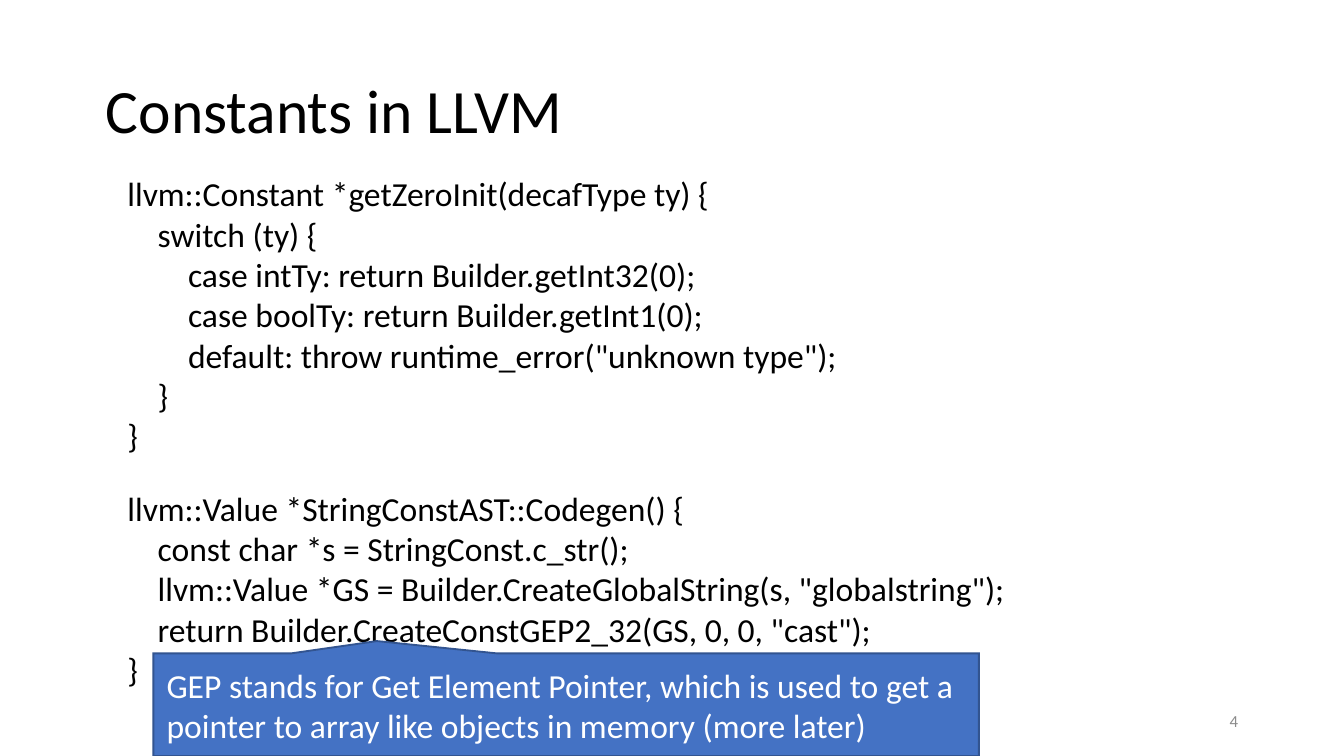
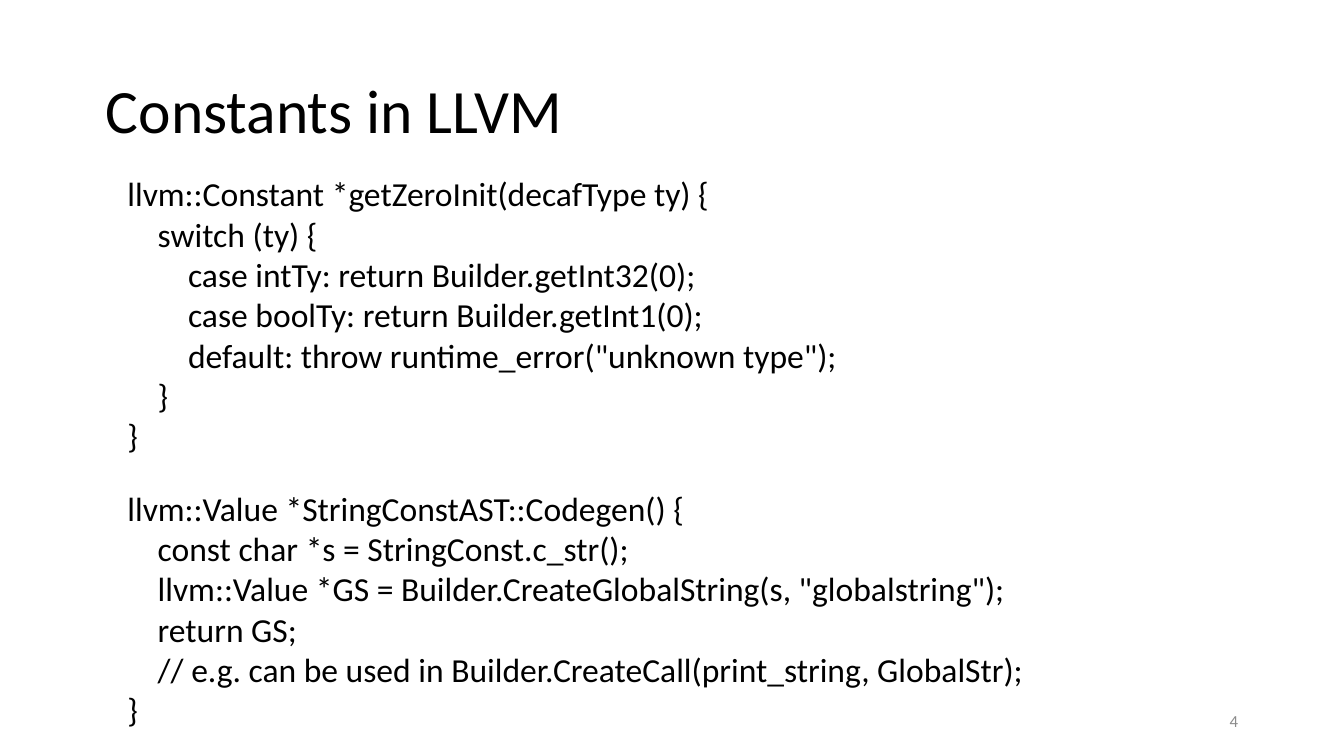
Before and after one commit to anoopsarkar/compilers-class, a slide deck: slide 4 of assets/ppt/codegen/decafLLVM.pptx. Drawn at 1344x756 pixels with LibreOffice and Linux fonts; fonts in the diff are those of the drawing. Boxes give left, top, right and bottom in pixels: in the first picture for what was removed or moved away, otherwise in the second. Text is boxed around its words. In the diff, an @@ line names an element or a change of style, - is before the commit and + after.

Commit message:
update llvm instructions

```diff
--- a/assets/ppt/codegen/decafLLVM.pptx
+++ b/assets/ppt/codegen/decafLLVM.pptx
@@ text at <box>158,620,1022,688</box>: text changed @@
-return Builder.CreateConstGEP2_32(GS, 0, 0, "cast");
+return GS;
+// e.g. can be used in Builder.CreateCall(print_string, GlobalStr);
@@ speech box removed at <box>153,653,978,755</box> @@
-GEP stands for Get Element Pointer, which is used to get a pointer to array like objects in memory (more later)
```
Also in this commit, not shown: 1 other slide changed, 1 other file.
